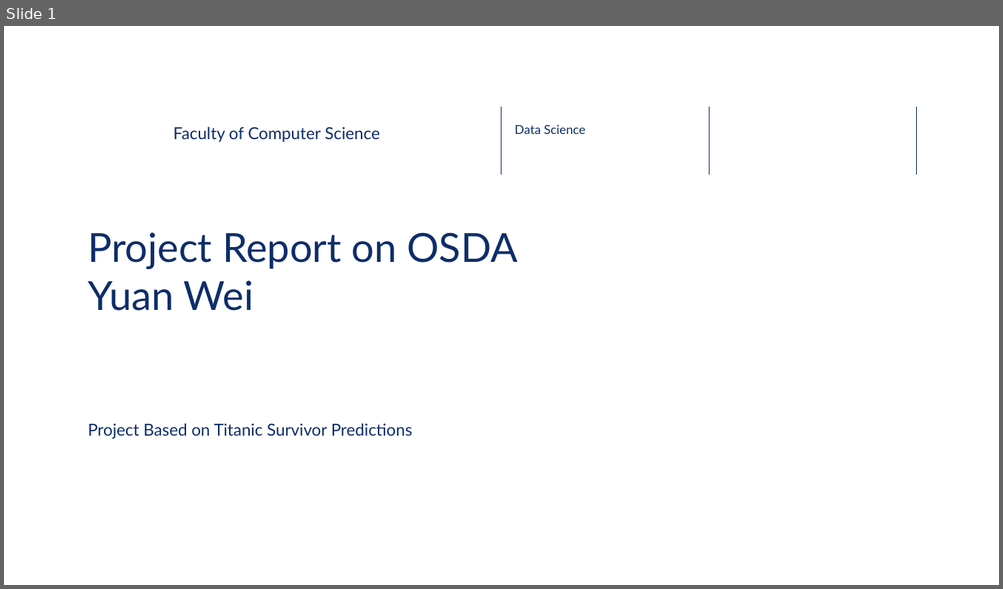
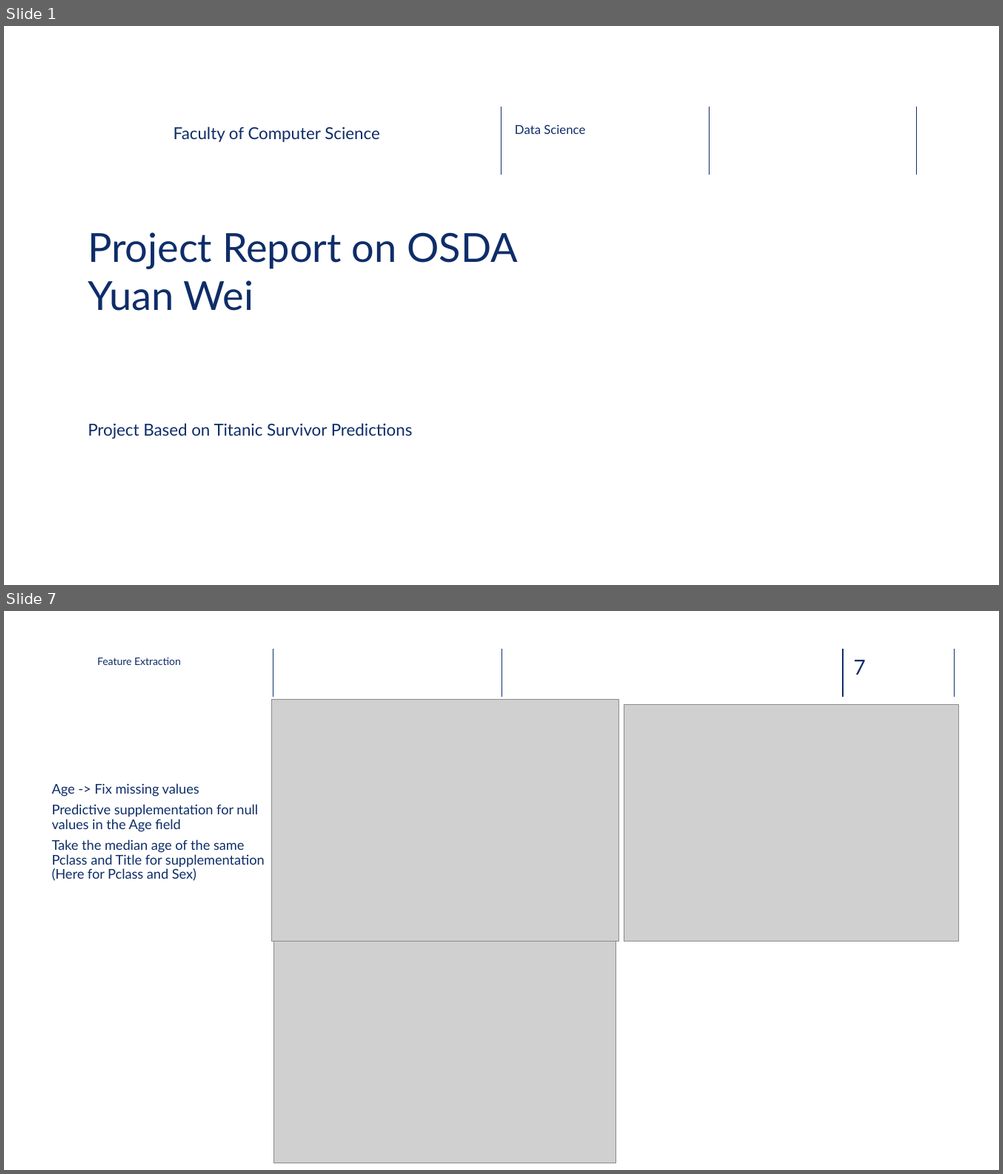
Before and after one commit to zuoxu3310/LazyFCA, a slide deck: Project Report on OSDA.pptx. Shown one above the other, each under a label of ours: slide 1 before the commit, slides 1 and 7 after it; the slides between them are not shown. The pictures are 1003x589 and 1003x1174 pixels, drawn with LibreOffice and Linux fonts; fonts in the diff are those of the drawing; grey boxes stand for pictures; background and template pictures are left out. Boxes give left, top, right and bottom in pixels: in the first picture for what was removed or moved away, otherwise in the second. Text is boxed around its words. In the diff, an @@ line names an element or a change of style, - is before the commit and + after.

```diff
--- a/Project Report on OSDA.pptx
+++ b/Project Report on OSDA.pptx
@@ slide 7 added at box(4, 611, 999, 1170), background picture (left out) @@
@@ line added from (273, 649) to (273, 697), #102D69 1 pt @@
@@ line added from (502, 649) to (502, 697), #102D69 1 pt @@
@@ line added from (842, 649) to (842, 697), #102D69 1 pt @@
@@ line added from (954, 649) to (954, 697), #102D69 1 pt @@
@@ text added at box(97, 657, 181, 665), 10 pt, text #0F2C68 @@
+Feature Extraction
@@ page number added at box(854, 660, 865, 675), 20 pt, text #102D69 @@
+7
@@ picture added at box(271, 699, 618, 942) @@
@@ picture added at box(624, 705, 959, 942) @@
@@ text added at box(52, 783, 264, 881), 13 pt, text #0E2D69 @@
+Age -> Fix missing values
+Predictive supplementation for null values in the Age field
+Take the median age of the same Pclass and Title for supplementation (Here for Pclass and Sex)
@@ picture added at box(273, 942, 616, 1163) @@
```
Also in this commit, not shown: 7 slides changed, 7 other slides added, 1 slide removed, 1 other file.
